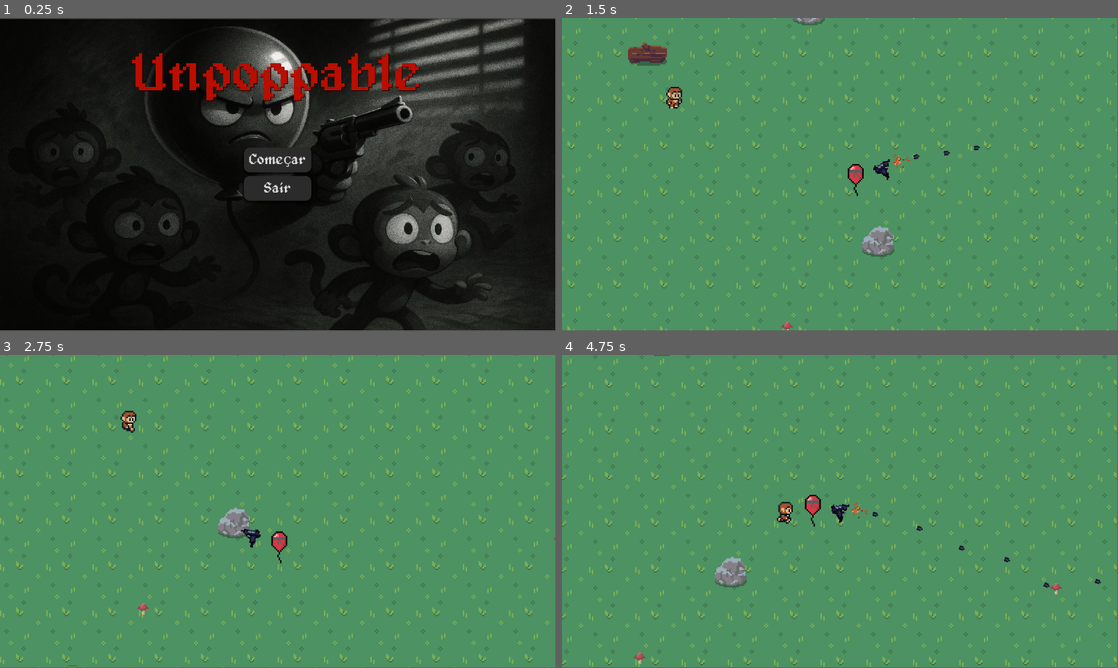
Above: before the commit, frames 1-4 (two rows, left to right).
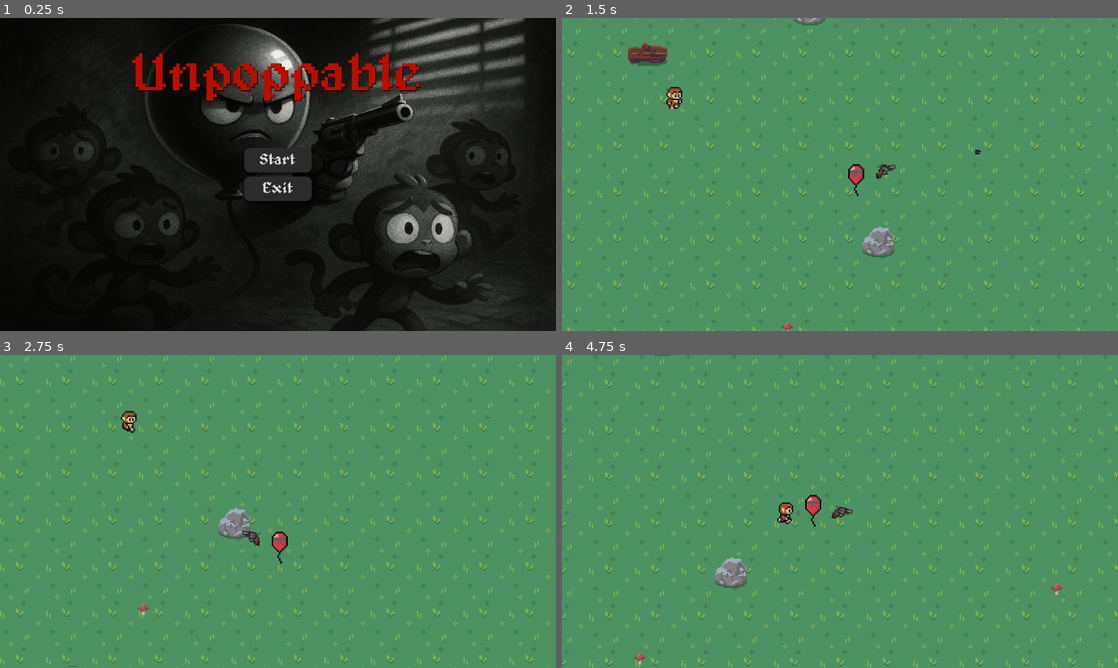
Above: after the commit, the same moments.

Repository: Iwakura9/Unpoppable
Game: Godot game, scene res://Scenes/main_menu.tscn
Same seed, same stepped clock (60 frames per second), same inputs: the game is played once before the commit and once after it. Sound files missing from this copy of the repository are replaced by a short silence.
Inputs (mouse positions are in pixels of both pictures, inside the frame that each line leads up to):
- Up to frame 1 (0.25 s): no input
- Up to frame 2 (1.5 s): click "Começar" (after the commit: "Start") at 0.5 s; move the mouse to (962, 158) at 1.27 s; press the mouse at (962, 158) at 1.28 s; hold D (right) from 1.28 s (still down)
- Up to frame 3 (2.75 s): move the mouse to (166, 527) at 2.02 s; release D (right) at 2.03 s; release the mouse at (166, 527) at 2.03 s; hold S (down) from 2.03 s (still down); click (166, 527) at 2.1 s
- Up to frame 4 (4.75 s): move the mouse to (895, 442) at 2.77 s; release S (down) at 2.78 s; press the mouse at (895, 442) at 2.78 s; hold D (right) 2.78-3.53 s; move the mouse to (812, 574) at 3.52 s; release the mouse at (812, 574) at 3.53 s; hold W (up) 3.53-4.28 s; click (812, 574) at 3.6 s; move the mouse to (1006, 558) at 4.27 s; press the mouse at (1006, 558) at 4.28 s; hold A (left) from 4.28 s (still down)
In our replay, the window is 799x449 before the commit and 800x450 after it. These sizes can differ from the game's own. Grey fills any space a smaller window leaves; there, only what the larger window draws over its background counts as a difference.

The runs differ from the first frame. In frame 1, 4.9% of the frame differs, in the area x 0-100%, y 0-100%; in frame 2, 2.1%; in frame 3, 2.0%; in frame 4, 2.2%.

Commit message:
muita coisa

Diff:
--- a/Scenes/balum.tscn
+++ b/Scenes/balum.tscn
@@ -2,7 +2,7 @@
 
 [ext_resource type="Texture2D" uid="uid://basfpx6w054jg" path="res://Assets/Aseprite/Balum-bandana.png" id="1_e3dgi"]
 [ext_resource type="Script" uid="uid://6ch7cc5feefd" path="res://Scripts/balum.gd" id="1_xjs67"]
-[ext_resource type="PackedScene" uid="uid://drbq6pw1g02yq" path="res://Scenes/armas/uzi.tscn" id="4_2hlkr"]
+[ext_resource type="PackedScene" uid="uid://b5w36j4wksi7u" path="res://Scenes/armas/revolver.tscn" id="4_2hlkr"]
 [ext_resource type="AudioStream" uid="uid://cgpcmarmsh8h0" path="res://Assets/Audio/mixkit-ballon-blows-up-3071.wav" id="4_hmlof"]
 
 [sub_resource type="CapsuleShape2D" id="CapsuleShape2D_xjs67"]
@@ -29,6 +29,6 @@
 one_shot = true
 autostart = true
 
-[node name="Uzi" parent="." instance=ExtResource("4_2hlkr")]
+[node name="Revolver" parent="." instance=ExtResource("4_2hlkr")]
 
 [connection signal="timeout" from="TempoImunidade" to="." method="_on_tempo_imunidade_timeout"]
--- a/Scenes/macaco.tscn
+++ b/Scenes/macaco.tscn
@@ -461,7 +461,8 @@
 
 [node name="AnimatedSprite2D" type="AnimatedSprite2D" parent="."]
 sprite_frames = SubResource("SpriteFrames_m4thw")
-animation = &"morte"
+animation = &"run_DL"
+autoplay = "run_DL"
 
 [node name="Killzone" parent="." instance=ExtResource("4_46f5w")]
 
--- a/Scenes/main_menu.tscn
+++ b/Scenes/main_menu.tscn
@@ -58,7 +58,7 @@
 [node name="Panel" type="Panel" parent="."]
 layout_mode = 0
 offset_left = -576.0
-offset_top = -322.0
+offset_top = -327.0
 offset_right = 579.0
 offset_bottom = 324.0
 theme_override_styles/panel = SubResource("StyleBoxTexture_48xlc")
@@ -82,23 +82,23 @@
 layout_mode = 2
 size_flags_vertical = 3
 theme_override_fonts/font = ExtResource("2_48xlc")
-theme_override_font_sizes/font_size = 30
+theme_override_font_sizes/font_size = 32
 theme_override_styles/focus = SubResource("StyleBoxFlat_1ehe0")
 theme_override_styles/hover = SubResource("StyleBoxFlat_28flt")
 theme_override_styles/pressed = SubResource("StyleBoxFlat_48xlc")
 theme_override_styles/normal = SubResource("StyleBoxFlat_erv1k")
-text = "Começar"
+text = "Start"
 
 [node name="Sair" type="Button" parent="VBoxContainer"]
 layout_mode = 2
 size_flags_vertical = 3
 theme_override_fonts/font = ExtResource("2_48xlc")
-theme_override_font_sizes/font_size = 30
+theme_override_font_sizes/font_size = 32
 theme_override_styles/focus = SubResource("StyleBoxFlat_1ehe0")
 theme_override_styles/hover = SubResource("StyleBoxFlat_28flt")
 theme_override_styles/pressed = SubResource("StyleBoxFlat_48xlc")
 theme_override_styles/normal = SubResource("StyleBoxFlat_erv1k")
-text = "Sair
+text = "Exit
 "
 
 [node name="Label" type="Label" parent="."]
--- a/Scripts/balum.gd
+++ b/Scripts/balum.gd
@@ -2,6 +2,7 @@
 
 const SPEED = 85
 var is_immune = false
+@onready var arma_atual = get_node("/root/Game/Balum/Revolver")
 
 func _physics_process(_delta):
 	var input_vector = Vector2(
@@ -21,6 +22,15 @@
 			$TempoImunidade.start()
 			_start_blinking()
 
+func troca_arma(nova_arma: PackedScene) -> void:
+	if arma_atual:
+		arma_atual.queue_free()
+
+
+	arma_atual = nova_arma.instantiate()
+	add_child(arma_atual)
+
+
 func _start_blinking():
 	var sprite = $Sprite2D
 	var tween = create_tween()
--- a/Scripts/manager.gd
+++ b/Scripts/manager.gd
@@ -21,7 +21,7 @@
 func player_toma_dano() -> void:
 	vidas_player -= 1
 	if vidas_player <= 0:
-		get_tree().reload_current_scene()
+		get_tree().change_scene_to_file("res://Scenes/main_menu.tscn")
 		reset()
 
 func atualiza_hud() -> void:
@@ -31,7 +31,20 @@
 		animate_font_size(kills)
 
 func verifica_upgrades(kills: int) -> void:
-	pass
+	var player = get_node("/root/Game/Balum")
+	match kills:
+		15:
+			player.troca_arma(preload("res://Scenes/armas/pistola.tscn"))
+			spawn_interval = 1.5
+		35:
+			player.troca_arma(preload("res://Scenes/armas/Escopeta.tscn"))
+			spawn_interval = 1
+		60:
+			player.troca_arma(preload("res://Scenes/armas/fuzil.tscn"))
+			spawn_interval = 0.5
+		100:
+			player.troca_arma(preload("res://Scenes/armas/minigun.tscn"))
+			spawn_interval = 0.25
 
 func animate_font_size(label) -> void:
 	var tween = label.create_tween()
--- a/project.godot
+++ b/project.godot
@@ -18,6 +18,11 @@
 [autoload]
 
 Manager="*res://Scripts/manager.gd"
+
+[display]
+
+window/stretch/mode="viewport"
+window/stretch/aspect="expand"
 
 [global_group]
 
